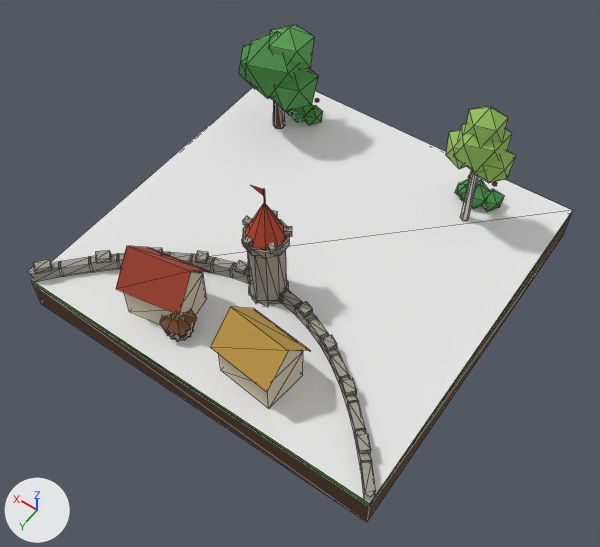
One commit to the glTF model assets/tiles3d/classic/xcrff.glb: the scene before it, then after it.
Rendered twice from a camera (50 mm lens) standing at (-1.56, 2.28, 3.48) and looking at (-0.1, 0.24, 0.28). Arrows for +X, +Y and +Z are at lower left; the lights stay in place. The picture after the commit comes second. Mesh edges are drawn as thin lines. Vertices at exactly the same position are counted once.

Objects in the first picture: 'xcrff'.
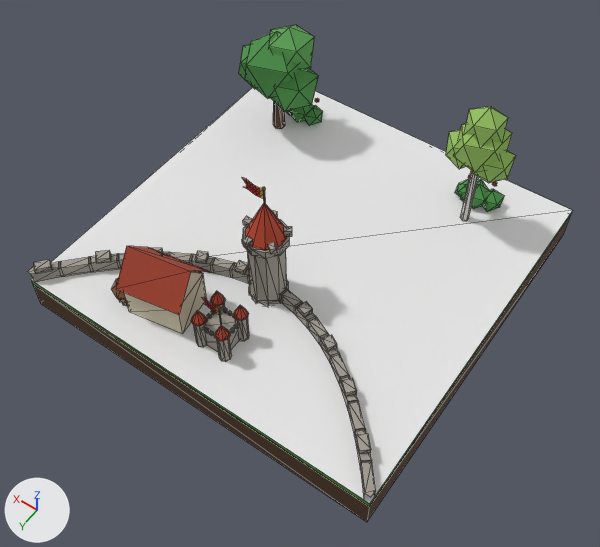
Location of each change, [x1, y1, x2, y2] in pixels of the pictures (600 x 547 px; the box of a moved part takes in the faces that stretch with it):
part 1 of me_xcrff, moved or reshaped
    before: [188, 331, 191, 337]
    after: [205, 311, 239, 351]
part 2 of me_xcrff, added
    after: [193, 322, 207, 347]
part 3 of me_xcrff, added
    after: [235, 318, 249, 341]
part 4 of me_xcrff, added
    after: [233, 305, 249, 321]
part 5 of me_xcrff, added
    after: [210, 291, 225, 306]
part 6 of me_xcrff, added
    after: [216, 338, 231, 362]
part 7 of me_xcrff, added
    after: [191, 311, 207, 326]
part 8 of me_xcrff, added
    after: [214, 325, 230, 341]
part 9 of me_xcrff, deleted (brown)
    before: [160, 307, 310, 408]
part 10 of me_xcrff, added
    after: [202, 297, 219, 314]
part 11 of me_xcrff, built on
    before: [251, 185, 263, 195]
    after: [243, 178, 265, 204]
part 12 of me_xcrff, added (mostly hidden)
    after: [111, 278, 128, 306]

The edits, one by one:
me_xcrff is used by ob_xcrff; location (0.0, 0.0, 0.0).
me_xcrff had 902 vertices, 1206 faces and spanned x -1.0..1.0, y -1.0..1.0, z 0.0..0.96.
me_xcrff now has 1188 vertices, 1660 faces and spans x -1.0..1.0, y -1.0..1.0, z 0.0..0.96.
me_xcrff part 1: the loose piece of 8 vertices spanning x 0.13..0.14, y 0.79..0.8, z 0.2..0.28 is scaled about its middle by (-13.6, -13.6, 1.55), then moved by (-0.14, -0.08, 0.02).
me_xcrff part 2: a new loose piece, an 8-sided cylinder along z spanning x 0.038..0.098, y 0.758..0.818, z 0.2..0.38, in mat_tileatlas.
me_xcrff part 3: a new loose piece, an 8-sided cylinder along z spanning x -0.098..-0.038, y 0.622..0.682, z 0.2..0.38, in mat_tileatlas.
me_xcrff part 4: a new loose piece, an 8-sided cone pointing to +z spanning x -0.104..-0.032, y 0.616..0.688, z 0.38..0.454, in mat_tileatlas.
me_xcrff part 5: a new loose piece, an 8-sided cone pointing to +z spanning x 0.032..0.104, y 0.616..0.688, z 0.38..0.454, in mat_tileatlas.
me_xcrff part 6: a new loose piece, an 8-sided cylinder along z spanning x -0.098..-0.038, y 0.758..0.818, z 0.2..0.38, in mat_tileatlas.
me_xcrff part 7: a new loose piece, an 8-sided cone pointing to +z spanning x 0.032..0.104, y 0.752..0.824, z 0.38..0.454, in mat_tileatlas.
me_xcrff part 8: a new loose piece, an 8-sided cone pointing to +z spanning x -0.104..-0.032, y 0.752..0.824, z 0.38..0.454, in mat_tileatlas.
me_xcrff part 9: 14 loose pieces with 87 vertices, spanning x -0.44..0.28, y 0.6..0.92, z 0.2..0.56, are deleted.
me_xcrff part 10: 77 vertices added at x -0.08..0.1, y 0.64..0.8, z 0.32..0.45.
me_xcrff part 11: 2 vertices removed from x 0.0..0.07, y 0.36, z 0.87..0.89; 34 vertices added at x -0.01..0.12, y 0.35..0.37, z 0.81..0.92.
me_xcrff part 12: 33 vertices added at x 0.43..0.6, y 0.7..0.87, z 0.2..0.38.
Other edits to the shape of me_xcrff do not show in these pictures.
